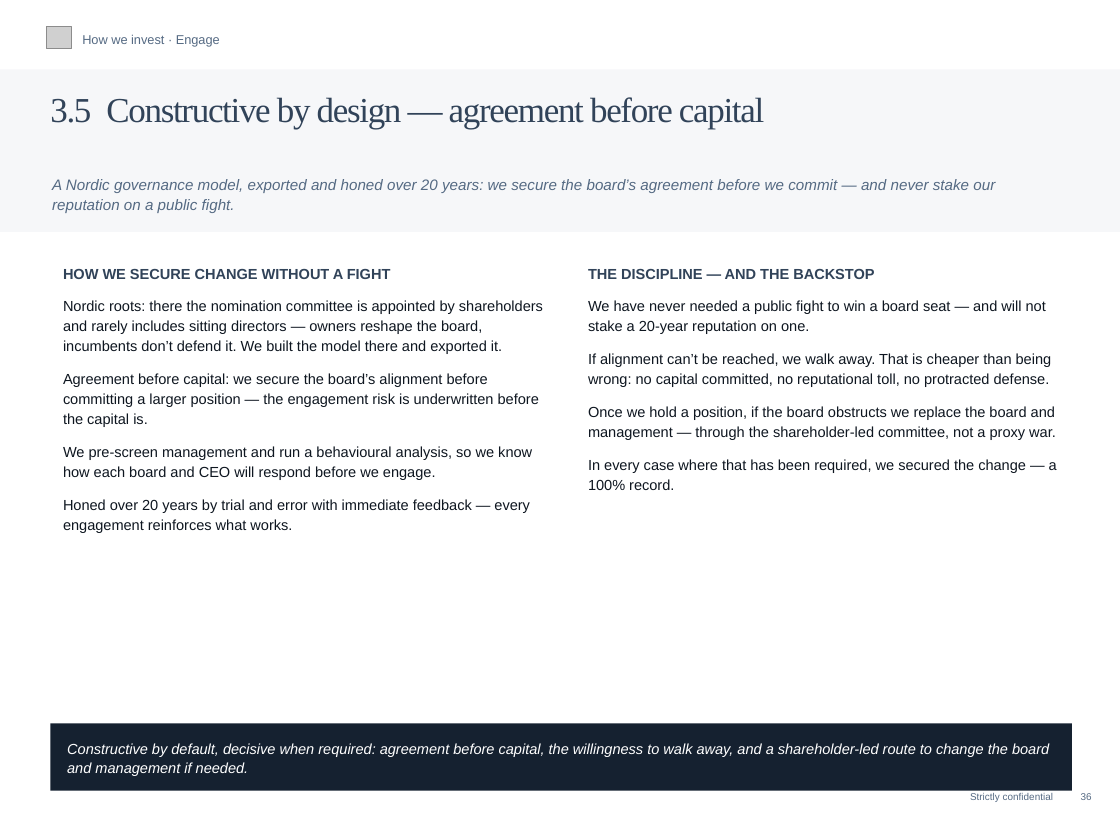
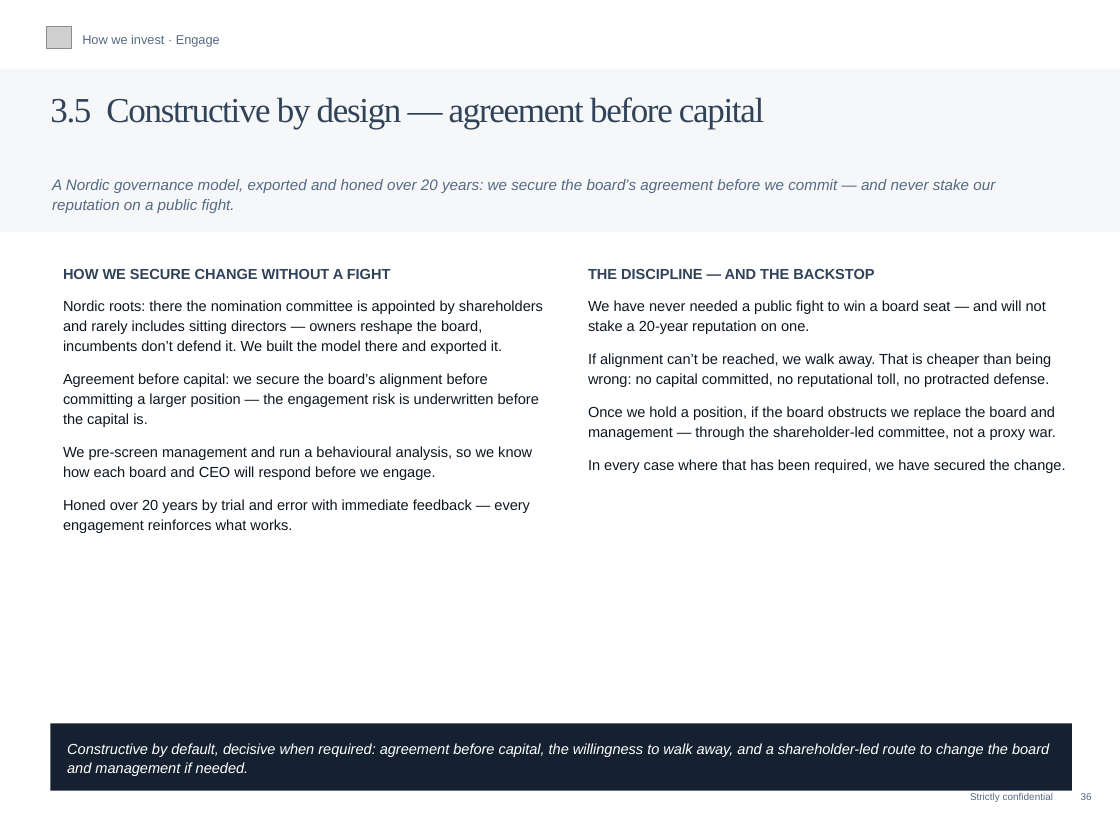
Before and after one commit to charette-lab/Claude, a slide deck: slide 39 of Athanase_Engaged_Ownership_Allocator_Deck.pptx. Drawn at 1120x840 pixels with LibreOffice and Linux fonts; fonts in the diff are those of the drawing; grey boxes stand for pictures. Boxes give left, top, right and bottom in pixels: in the first picture for what was removed or moved away, otherwise in the second. Text is boxed around its words. In the diff, an @@ line names an element or a change of style, - is before the commit and + after.

```diff
--- a/Athanase_Engaged_Ownership_Allocator_Deck.pptx
+++ b/Athanase_Engaged_Ownership_Allocator_Deck.pptx
@@ text at (x1=588, y1=459, x2=1066, y2=473): text changed @@
-In every case where that has been required, we secured the change — a 100% record.
+In every case where that has been required, we have secured the change.
```
Also in this commit, not shown: 1 other file.
